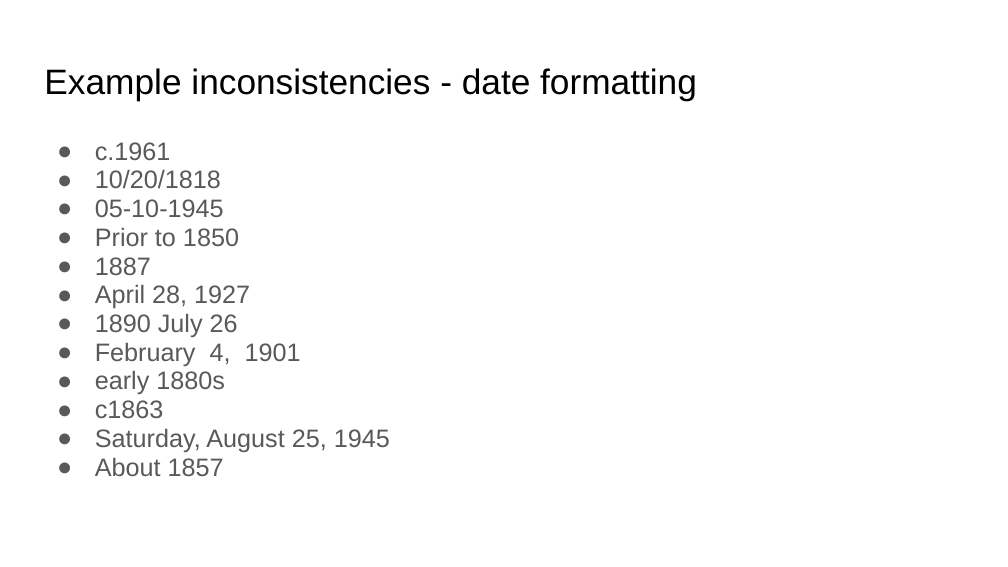
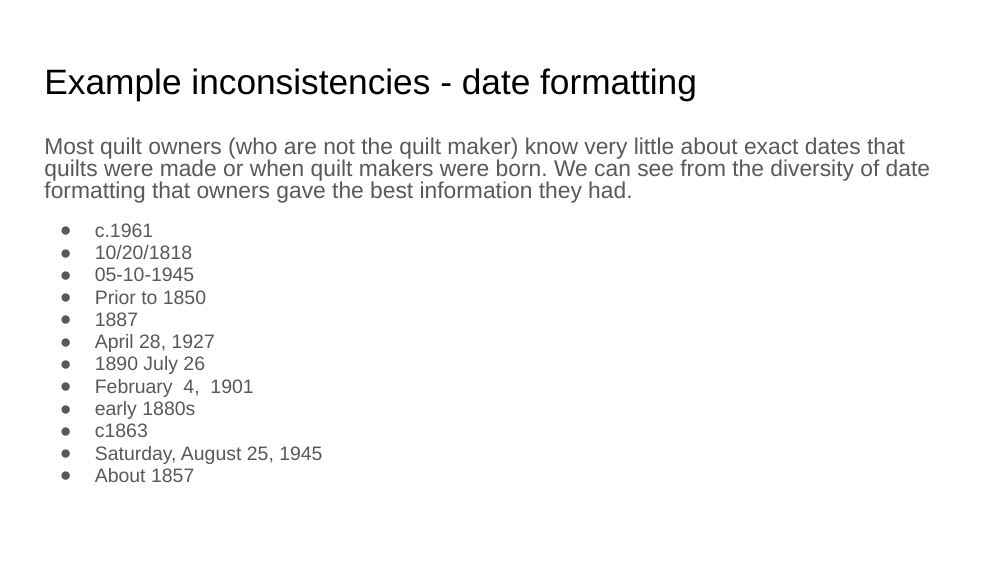
Before and after one commit to tarastarrmarvin/QuiltIndex, a slide deck: slide 5 of Quilt Makers Slides.pptx. Drawn at 1008x567 pixels with LibreOffice and Linux fonts; fonts in the diff are those of the drawing. Boxes give left, top, right and bottom in pixels: in the first picture for what was removed or moved away, otherwise in the second. Text is boxed around its words. In the diff, an @@ line names an element or a change of style, - is before the commit and + after.

Commit message:
refine, add report, incorporate feedback
refine data cleaning, add top quilt makers report, incorporate feedback from data owner

```diff
--- a/Quilt Makers Slides.pptx
+++ b/Quilt Makers Slides.pptx
@@ text at bbox=[44, 137, 930, 203]: paragraph added @@
+Most quilt owners (who are not the quilt maker) know very little about exact dates that quilts were made or when quilt makers were born. We can see from the diversity of date formatting that owners gave the best information they had.
@@ text at bbox=[95, 223, 322, 482]: size 18 to 13.9 pt in "c.1961", "10/20/1818", "05-10-1945", "Prior to 1850" and 8 more places; indent changed; more space between paragraphs @@
```
Also in this commit, not shown: 2 other slides changed, 9 other files.
